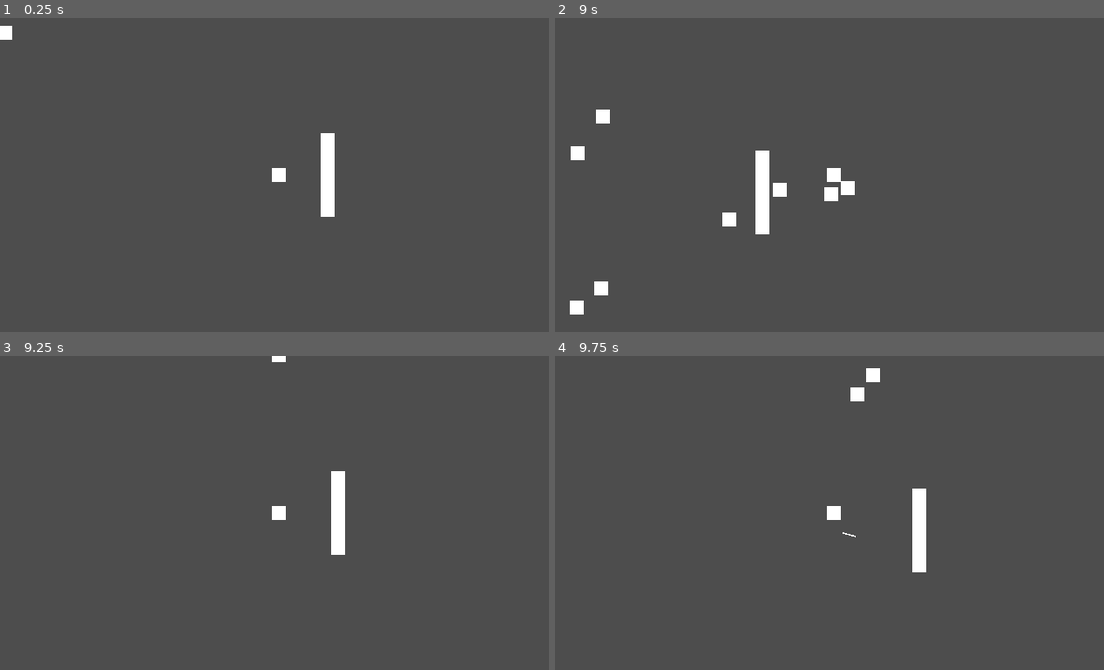
Above: before the commit, frames 1-4 (two rows, left to right).
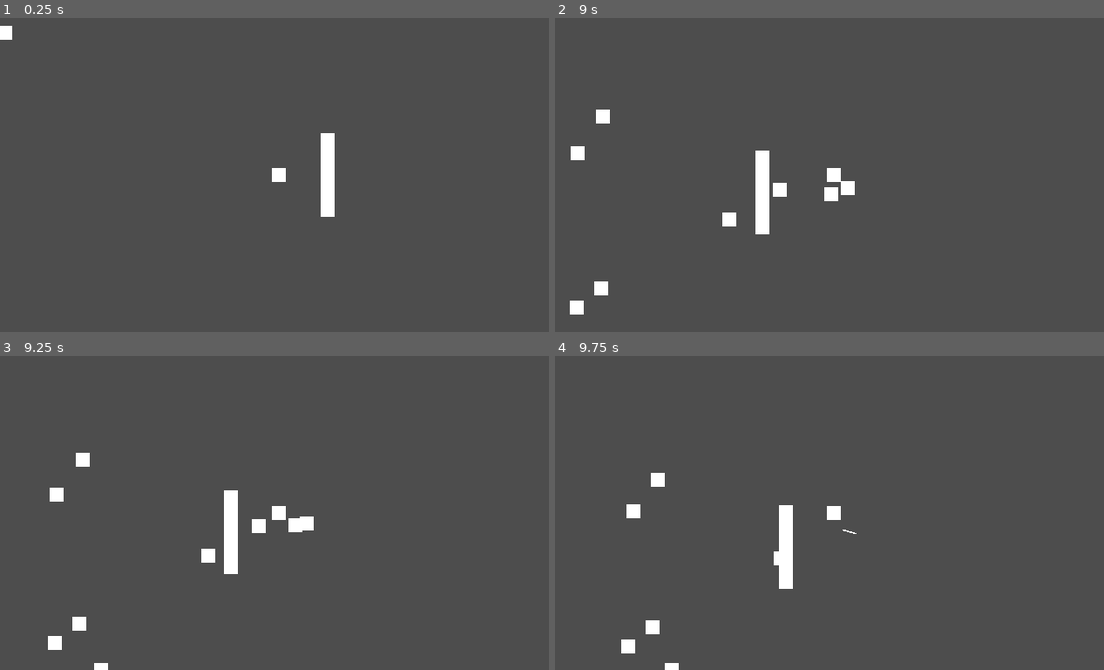
Above: after the commit, the same moments.

Repository: danilomacb/RAMter
Game: Godot game, scene res://Scenes/Game.tscn
Two runs of this game, one before a commit and one after it. Both use one fixed random seed, a clock stepped at 60 frames per second and the inputs below.
Inputs (mouse positions are in pixels of both pictures, inside the frame that each line leads up to):
- Up to frame 1 (0.25 s): no input
- Up to frame 2 (9 s): move the mouse to (955, 159) at 0.52 s; press the mouse at (955, 159) at 0.53 s; hold Right (MoveRight) 0.53-1.28 s; move the mouse to (719, 190) at 1.27 s; release the mouse at (719, 190) at 1.28 s; hold Down (MoveDown) 1.28-2.03 s; click (719, 190) at 1.35 s; move the mouse to (889, 105) at 2.02 s; press the mouse at (889, 105) at 2.03 s; hold Right (MoveRight) 2.03-2.78 s; move the mouse to (807, 237) at 2.77 s; release the mouse at (807, 237) at 2.78 s; hold Up (MoveUp) 2.78-3.53 s; click (807, 237) at 2.85 s; move the mouse to (999, 222) at 3.52 s; press the mouse at (999, 222) at 3.53 s; hold Left (MoveLeft) 3.53-5.03 s; move the mouse to (664, 127) at 4.27 s; release the mouse at (664, 127) at 4.28 s; click (664, 127) at 4.35 s; move the mouse to (862, 175) at 5.02 s; press the mouse at (862, 175) at 5.03 s; hold Down (MoveDown) 5.03-5.78 s; move the mouse to (752, 96) at 5.77 s; release the mouse at (752, 96) at 5.78 s; hold Right (MoveRight) 5.78-6.53 s; click (752, 96) at 5.85 s; move the mouse to (955, 159) at 6.52 s; press the mouse at (955, 159) at 6.53 s; hold Up (MoveUp) 6.53-7.28 s; move the mouse to (719, 190) at 7.27 s; release the mouse at (719, 190) at 7.28 s; hold Right (MoveRight) 7.28-8.03 s; click (719, 190) at 7.35 s; move the mouse to (889, 105) at 8.02 s; press the mouse at (889, 105) at 8.03 s; hold Down (MoveDown) 8.03-8.78 s; move the mouse to (807, 237) at 8.77 s; release the mouse at (807, 237) at 8.78 s; hold Left (MoveLeft) from 8.78 s (still down); click (807, 237) at 8.85 s
- Up to frame 3 (9.25 s): keep holding Left (MoveLeft)
- Up to frame 4 (9.75 s): move the mouse to (999, 560) at 9.52 s; release Left (MoveLeft) at 9.53 s; press the mouse at (999, 560) at 9.53 s; hold Up (MoveUp) from 9.53 s (still down)

Frames 1-2 are identical in both runs. In frame 3, 2.3% of the frame differs, in the area x 8-63%, y 0-100%; in frame 4, 2.2%.

Commit message:
invulnerability time created on Hp script

Diff:
--- a/Prefabs/Enemy.tscn
+++ b/Prefabs/Enemy.tscn
@@ -2,7 +2,7 @@
 
 [ext_resource type="Script" path="res://Scripts/Enemy.gd" id="1_8tgep"]
 [ext_resource type="Texture2D" uid="uid://4ui5ascs6onu" path="res://Sprites/WhiteSquare.png" id="1_dljhi"]
-[ext_resource type="Script" path="res://Scripts/Hp.gd" id="3_x3477"]
+[ext_resource type="PackedScene" uid="uid://bjl316fgcu6oj" path="res://Prefabs/Hp.tscn" id="3_1owpo"]
 
 [sub_resource type="RectangleShape2D" id="RectangleShape2D_35s23"]
 size = Vector2(16, 16)
@@ -24,11 +24,6 @@
 position = Vector2(1, -1)
 shape = SubResource("RectangleShape2D_35s23")
 
-[node name="Hp" type="Node" parent="."]
-script = ExtResource("3_x3477")
-hpType = 1
-maxHp = 1.0
-
 [node name="Area2D" type="Area2D" parent="."]
 collision_mask = 16
 
@@ -37,4 +32,8 @@
 shape = SubResource("RectangleShape2D_r4riv")
 debug_color = Color(0.984314, 0, 0.329412, 0.419608)
 
+[node name="Hp" parent="." instance=ExtResource("3_1owpo")]
+hpType = 1
+maxHp = 1.0
+
 [connection signal="body_entered" from="Area2D" to="." method="_on_area_2d_body_entered"]
--- /dev/null
+++ b/Prefabs/Hp.tscn
@@ -0,0 +1,10 @@
+[gd_scene load_steps=2 format=3 uid="uid://bjl316fgcu6oj"]
+
+[ext_resource type="Script" path="res://Scripts/Hp.gd" id="1_4wkjy"]
+
+[node name="Hp" type="Node"]
+script = ExtResource("1_4wkjy")
+
+[node name="Timer" type="Timer" parent="."]
+
+[connection signal="timeout" from="Timer" to="." method="_on_timer_timeout"]
--- a/Prefabs/Player.tscn
+++ b/Prefabs/Player.tscn
@@ -2,7 +2,7 @@
 
 [ext_resource type="Script" path="res://Scripts/PlayerController.gd" id="1_elqdo"]
 [ext_resource type="Texture2D" uid="uid://4ui5ascs6onu" path="res://Sprites/WhiteSquare.png" id="2_0ms6c"]
-[ext_resource type="Script" path="res://Scripts/Hp.gd" id="3_8bs0d"]
+[ext_resource type="PackedScene" uid="uid://bjl316fgcu6oj" path="res://Prefabs/Hp.tscn" id="3_1l1p5"]
 
 [sub_resource type="RectangleShape2D" id="RectangleShape2D_s27x8"]
 size = Vector2(16, 16)
@@ -23,8 +23,8 @@
 
 [node name="Timer" type="Timer" parent="."]
 
-[node name="Hp" type="Node" parent="."]
-script = ExtResource("3_8bs0d")
+[node name="Hp" parent="." instance=ExtResource("3_1l1p5")]
 maxHp = 3.0
+invulnerabilityTime = 5.0
 
 [connection signal="timeout" from="Timer" to="." method="_on_timer_timeout"]
--- a/Scripts/Enemy.gd
+++ b/Scripts/Enemy.gd
@@ -7,6 +7,5 @@
 	global_position = global_position.move_toward(playerPos, delta * moveSpeed)
 
 func _on_area_2d_body_entered(body):
-	print(body)
 	if body.is_in_group("Player"):
 		body.get_node("Hp").TakeDamage(1)
--- a/Scripts/Hp.gd
+++ b/Scripts/Hp.gd
@@ -4,13 +4,23 @@
 
 @export var hpType: HpType
 @export var maxHp: float
+@export var invulnerabilityTime: float
 
-var curHp
+@onready var timer = $Timer
+@onready var curHp = maxHp
+
+var canTakeDamage = true
 
 func _ready():
-	curHp = maxHp
+	timer.wait_time = invulnerabilityTime
 
 func TakeDamage(damage):
+	if !canTakeDamage:
+		return
+
+	canTakeDamage = false
+	timer.start()
+
 	curHp -= damage
 
 	if hpType == HpType.Player && curHp <= 0:
@@ -18,3 +28,6 @@
 
 	if hpType == HpType.Enemy && curHp <= 0:
 		get_parent().queue_free()
+
+func _on_timer_timeout():
+	canTakeDamage = true
